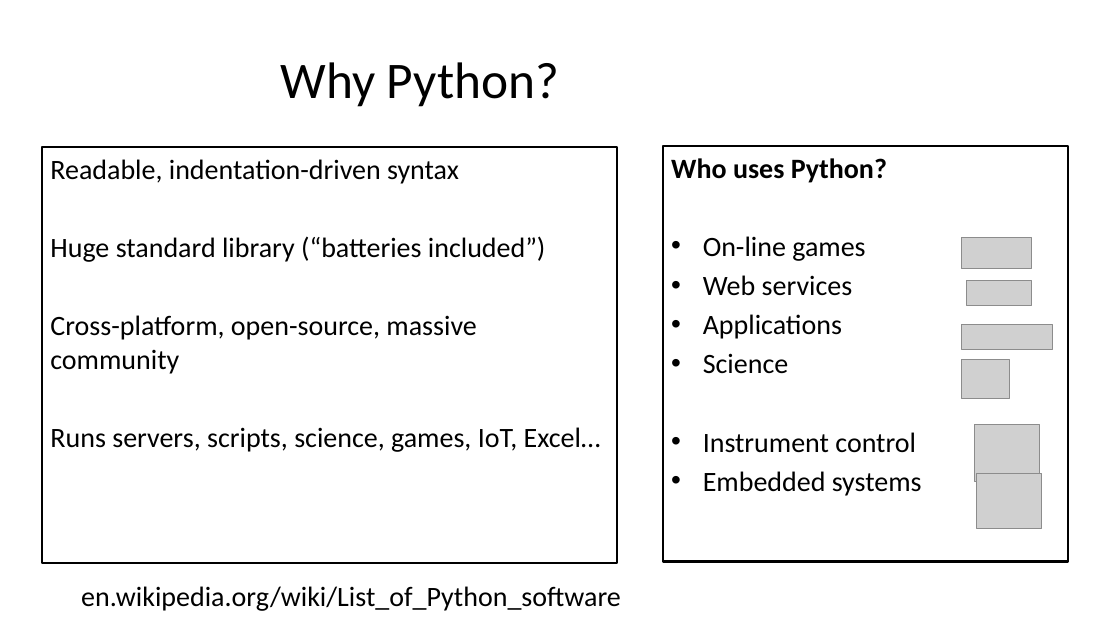
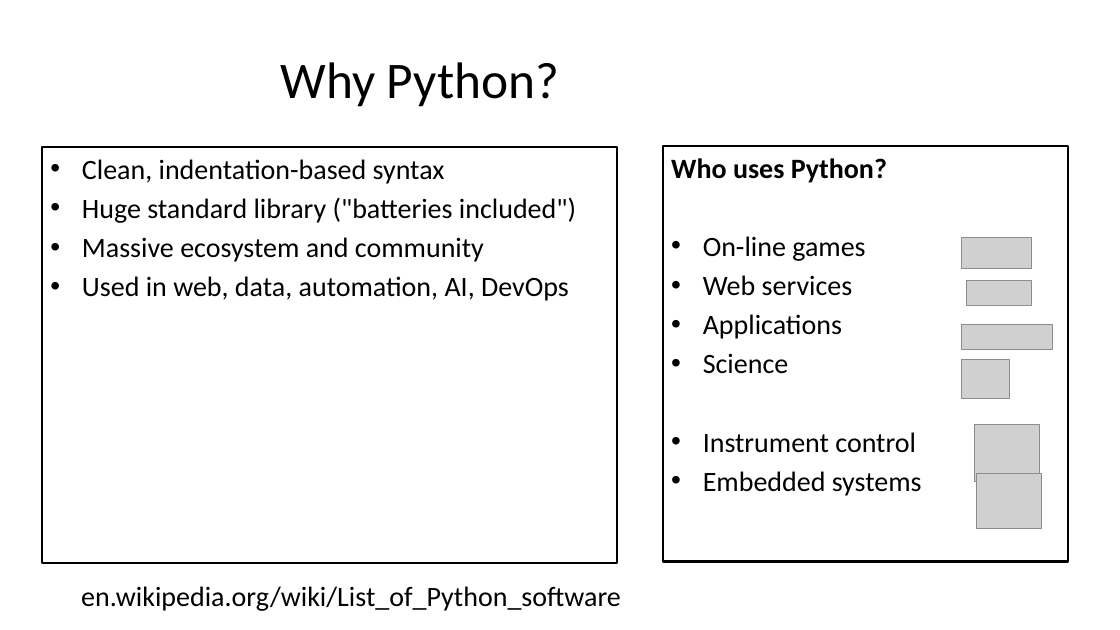
Before and after one commit to seanwhs/3-Day-Python-Crash-Course, a slide deck: slide 7 of Python_Crash_Course_2025.pptx (slide 4 before the commit). Drawn at 1120x630 pixels with LibreOffice and Linux fonts; fonts in the diff are those of the drawing; grey boxes stand for pictures. Boxes give left, top, right and bottom in pixels: in the first picture for what was removed or moved away, otherwise in the second. Text is boxed around its words. In the diff, an @@ line names an element or a change of style, - is before the commit and + after.

```diff
--- a/Python_Crash_Course_2025.pptx
+++ b/Python_Crash_Course_2025.pptx
@@ text at bbox=[82, 159, 576, 301]: text changed @@
-Readable, indentation-driven syntax
-Huge standard library (“batteries included”)
-Cross-platform, open-source, massive community
-Runs servers, scripts, science, games, IoT, Excel…
+• Clean, indentation-based syntax
+• Huge standard library ("batteries included")
+• Massive ecosystem and community
+• Used in web, data, automation, AI, DevOps
```
Also in this commit, not shown: 32 other slides changed, 113 slides added, 3 slides removed.
